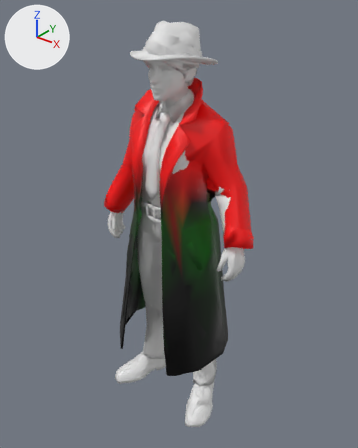
The glTF model ASSETS/MODELS/official/AGENT_FEMALE_LIGHT.glb as it was, and as the next commit left it.
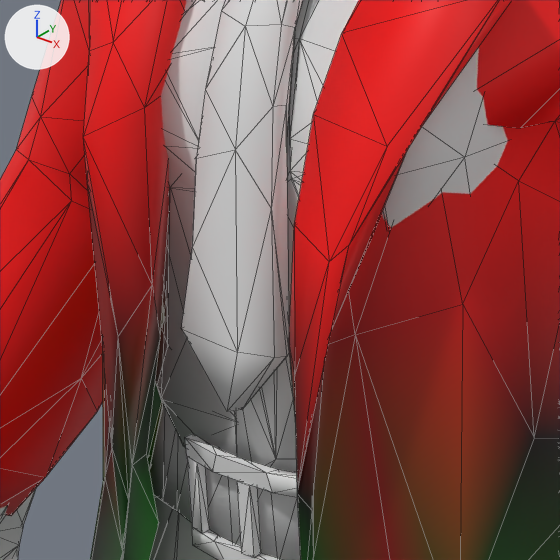
Old and new are each drawn whole from a 50 mm camera at (0.704, -0.843, 1.057) aimed at (0.003, 0.032, 0.514) and again close up on the part from 34% to 55% of the width and 32% to 49% of the height. Lighting does not change. The marker at upper left points along +X, +Y and +Z. The last two pictures show the newer version. The close-ups show mesh edges as thin lines. Vertices at exactly the same position are counted once.

In view in the first close-up: 'Body_Hands', 'Outfit_Belt', 'Outfit_Buckle', 'Outfit_Coat', 'Outfit_Shirt', 'Outfit_Shirt_Coated', 'Outfit_Tie', 'Outfit_Trousers' and 1 more.
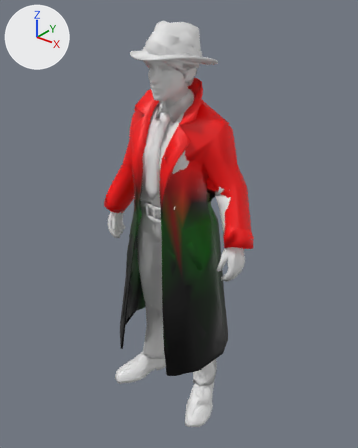
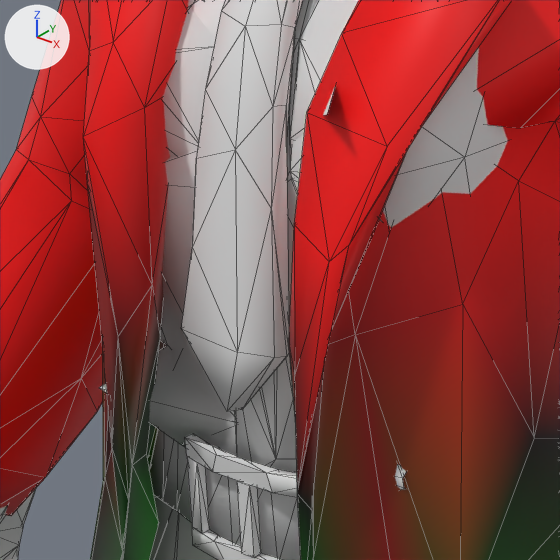
Pixel boxes (x1, y1, x2, y2) of what changed, in the close-ups (560 x 560 px; the box of a moved part takes in the faces that stretch with it):
'Outfit_Shirt_Coated', reshaped: before (157, 0, 385, 467); after (99, 0, 406, 490)
part 1 of me_outfit_coat_001, moved or reshaped: (104, 0, 387, 477) in both
part 2 of me_outfit_shirt_coated, moved or reshaped (mostly hidden): before (290, 39, 385, 220); after (290, 39, 406, 490)
part 3 of me_outfit_shirt_coated, moved or reshaped: before (157, 0, 225, 446); after (99, 0, 236, 446)

Patch to the scene script:
```diff
--- a/ASSETS/MODELS/official/AGENT_FEMALE_LIGHT.glb.py
+++ b/ASSETS/MODELS/official/AGENT_FEMALE_LIGHT.glb.py
@@ me_outfit_coat_001 @@
 me_outfit_coat_001.from_pydata(...)  # 595 vertices, 1012 faces; spans x -0.218..0.221, y -0.113..0.149, z 0.167..0.867
-me_outfit_coat_001.vertices[64].co = (-0.056, -0.054, 0.628)
-me_outfit_coat_001.vertices[73].co = (-0.052, -0.057, 0.708)
-me_outfit_coat_001.vertices[86].co = (-0.041, -0.04, 0.705)
-me_outfit_coat_001.vertices[220].co = (0.029, -0.057, 0.713)  # pixel (313, 114)
-me_outfit_coat_001.vertices[386].co = (-0.033, -0.041, 0.724)
+# me_outfit_coat_001 part 1
+me_outfit_coat_001.vertices[64].co = (-0.056, -0.056, 0.628)
+me_outfit_coat_001.vertices[73].co = (-0.053, -0.058, 0.708)
+me_outfit_coat_001.vertices[86].co = (-0.039, -0.039, 0.704)
+me_outfit_coat_001.vertices[220].co = (0.027, -0.058, 0.714)  # pixel (306, 112)
+me_outfit_coat_001.vertices[386].co = (-0.031, -0.041, 0.724)
 me_outfit_coat_001.materials.append(mat_defaultmaterial)
@@ me_outfit_shirt_coated @@
-me_outfit_shirt_coated.from_pydata(...)  # 183 vertices, 291 faces; spans x -0.147..0.162, y -0.054..0.083, z 0.581..0.845
-me_outfit_shirt_coated.vertices[1].co = (0.056, -0.007, 0.778)
-me_outfit_shirt_coated.vertices[16].co = (0.053, -0.024, 0.754)
-me_outfit_shirt_coated.vertices[28].co = (0.057, -0.031, 0.615)
-me_outfit_shirt_coated.vertices[30].co = (0.054, -0.032, 0.741)
-me_outfit_shirt_coated.vertices[32].co = (0.054, -0.033, 0.654)
-me_outfit_shirt_coated.vertices[33].co = (0.052, -0.035, 0.629)
-me_outfit_shirt_coated.vertices[34].co = (0.056, -0.034, 0.672)
-me_outfit_shirt_coated.vertices[40].co = (0.051, -0.037, 0.598)
-me_outfit_shirt_coated.vertices[41].co = (0.051, -0.037, 0.602)
-me_outfit_shirt_coated.vertices[44].co = (0.048, -0.044, 0.67)
-me_outfit_shirt_coated.vertices[48].co = (0.043, -0.043, 0.727)
-me_outfit_shirt_coated.vertices[57].co = (0.05, -0.049, 0.685)  # pixel (383, 212)
-me_outfit_shirt_coated.vertices[63].co = (0.039, -0.051, 0.687)
-me_outfit_shirt_coated.vertices[68].co = (0.045, -0.053, 0.715)
-me_outfit_shirt_coated.vertices[71].co = (0.041, -0.053, 0.702)
-me_outfit_shirt_coated.vertices[11].co = (-0.056, -0.011, 0.772)
-me_outfit_shirt_coated.vertices[20].co = (-0.054, -0.024, 0.752)
-me_outfit_shirt_coated.vertices[29].co = (-0.055, -0.032, 0.741)
-me_outfit_shirt_coated.vertices[31].co = (-0.047, -0.042, 0.729)
-me_outfit_shirt_coated.vertices[36].co = (-0.053, -0.035, 0.628)  # pixel (166, 298)
-me_outfit_shirt_coated.vertices[43].co = (-0.053, -0.042, 0.6)  # pixel (156, 385)
-me_outfit_shirt_coated.vertices[46].co = (-0.049, -0.042, 0.652)
-me_outfit_shirt_coated.vertices[50].co = (-0.049, -0.043, 0.67)
-me_outfit_shirt_coated.vertices[51].co = (-0.039, -0.046, 0.673)  # pixel (170, 187)
-me_outfit_shirt_coated.vertices[62].co = (-0.04, -0.051, 0.687)
-me_outfit_shirt_coated.vertices[67].co = (-0.046, -0.052, 0.717)
-me_outfit_shirt_coated.vertices[69].co = (-0.035, -0.053, 0.716)
-me_outfit_shirt_coated.vertices[72].co = (-0.043, -0.053, 0.703)
+me_outfit_shirt_coated.from_pydata(...)  # 183 vertices, 291 faces; spans x -0.147..0.162, y -0.068..0.083, z 0.581..0.845
+# me_outfit_shirt_coated part 2
+me_outfit_shirt_coated.vertices[1].co = (0.052, 0.001, 0.771)
+me_outfit_shirt_coated.vertices[16].co = (0.047, -0.011, 0.749)
+me_outfit_shirt_coated.vertices[28].co = (0.057, -0.03, 0.615)
+me_outfit_shirt_coated.vertices[30].co = (0.046, -0.017, 0.735)
+me_outfit_shirt_coated.vertices[32].co = (0.052, -0.028, 0.654)
+me_outfit_shirt_coated.vertices[33].co = (0.05, -0.032, 0.628)
+me_outfit_shirt_coated.vertices[34].co = (0.053, -0.026, 0.671)
+me_outfit_shirt_coated.vertices[40].co = (0.06, -0.052, 0.599)  # pixel (404, 488)
+me_outfit_shirt_coated.vertices[41].co = (0.059, -0.053, 0.602)  # pixel (402, 478)
+me_outfit_shirt_coated.vertices[44].co = (0.043, -0.031, 0.669)
+me_outfit_shirt_coated.vertices[48].co = (0.028, -0.04, 0.727)
+me_outfit_shirt_coated.vertices[57].co = (0.034, -0.039, 0.687)
+me_outfit_shirt_coated.vertices[63].co = (0.05, -0.053, 0.685)
+me_outfit_shirt_coated.vertices[68].co = (0.044, -0.068, 0.719)  # pixel (327, 114)
+me_outfit_shirt_coated.vertices[71].co = (0.034, -0.04, 0.696)
+# me_outfit_shirt_coated part 3
+me_outfit_shirt_coated.vertices[11].co = (-0.053, -0.003, 0.769)
+me_outfit_shirt_coated.vertices[20].co = (-0.05, -0.013, 0.747)
+me_outfit_shirt_coated.vertices[29].co = (-0.049, -0.018, 0.735)
+me_outfit_shirt_coated.vertices[31].co = (-0.033, -0.034, 0.725)
+me_outfit_shirt_coated.vertices[36].co = (-0.058, -0.058, 0.631)
+me_outfit_shirt_coated.vertices[43].co = (-0.063, -0.057, 0.602)  # pixel (98, 387)
+me_outfit_shirt_coated.vertices[46].co = (-0.057, -0.055, 0.654)
+me_outfit_shirt_coated.vertices[50].co = (-0.043, -0.034, 0.668)
+me_outfit_shirt_coated.vertices[51].co = (-0.054, -0.057, 0.674)
+me_outfit_shirt_coated.vertices[62].co = (-0.038, -0.035, 0.686)
+me_outfit_shirt_coated.vertices[67].co = (-0.039, -0.04, 0.711)
+me_outfit_shirt_coated.vertices[69].co = (-0.05, -0.054, 0.715)
+me_outfit_shirt_coated.vertices[72].co = (-0.04, -0.039, 0.708)
```
